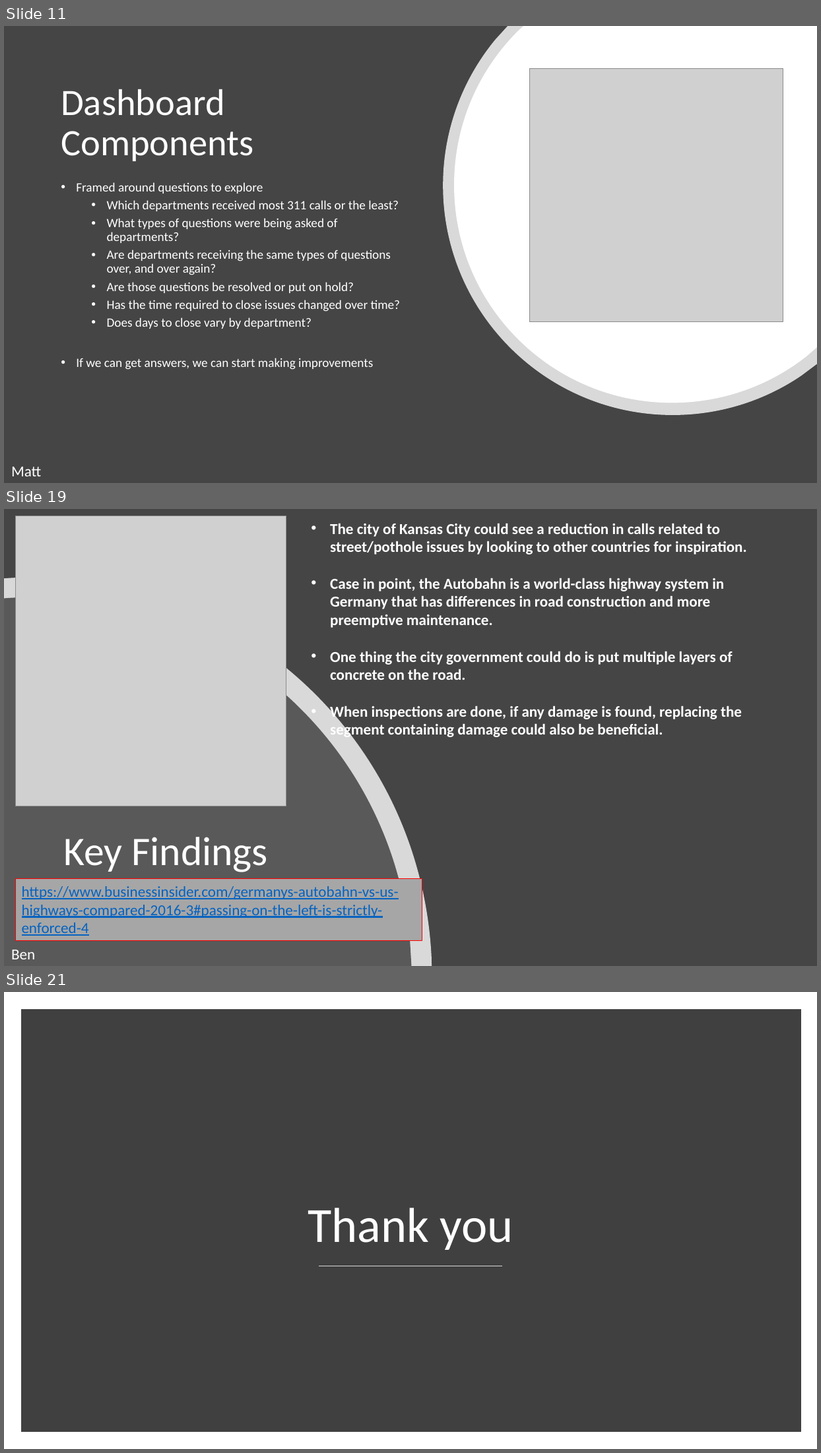
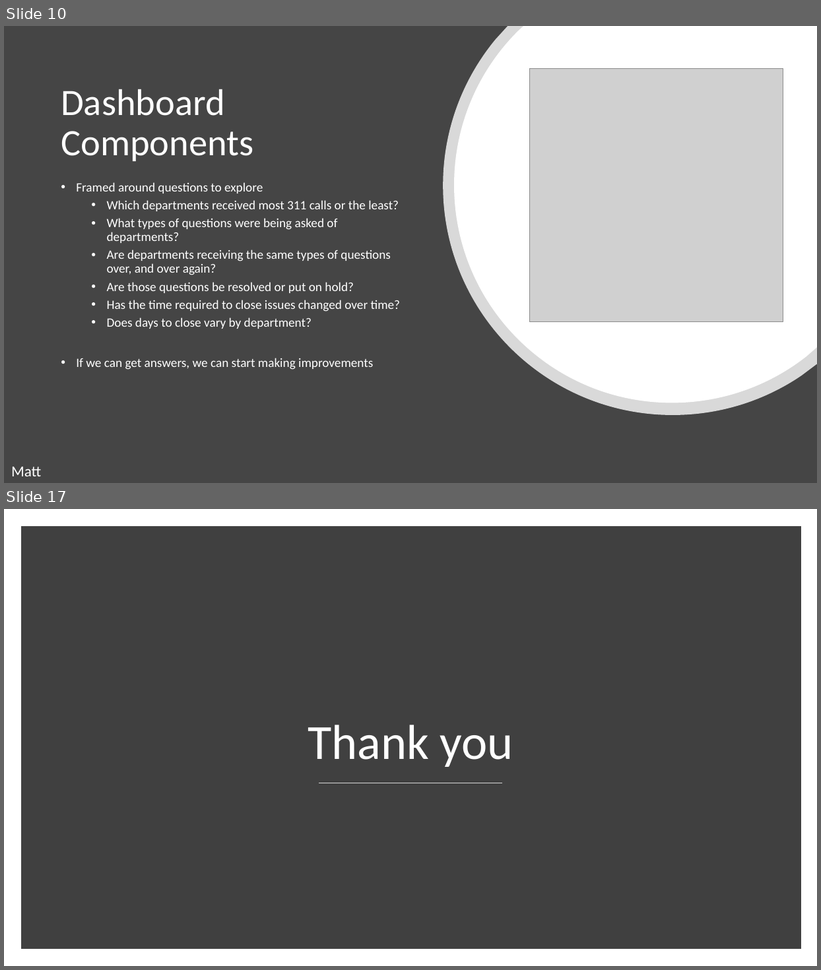
Before and after one commit to Sasmita28/city-service, a slide deck: BootcampProject2Presentation.pptx. Shown one above the other, each under a label of ours: slides 11, 19 and 21 before the commit, slides 10 and 17 after it; the slides between them are not shown. The pictures are 821x1453 and 821x970 pixels, drawn with LibreOffice and Linux fonts; fonts in the diff are those of the drawing; grey boxes stand for pictures. Boxes give left, top, right and bottom in pixels: in the first picture for what was removed or moved away, otherwise in the second. Text is boxed around its words. In the diff, an @@ line names an element or a change of style, - is before the commit and + after.

```diff
--- a/BootcampProject2Presentation.pptx
+++ b/BootcampProject2Presentation.pptx
@@ slide 19 removed at box(4, 509, 817, 966), background #454545 @@
@@ picture removed at box(16, 516, 286, 806) @@
@@ text removed at box(330, 524, 747, 739) @@
-• The city of Kansas City could see a reduction in calls related to street/pothole issues by looking to other countries for inspiration.
-• Case in point, the Autobahn is a world-class highway system in Germany that has differences in road construction and more preemptive maintenance.
-• One thing the city government could do is put multiple layers of concrete on the road.
-• When inspections are done, if any damage is found, replacing the segment containing damage could also be beneficial.
@@ freeform shape removed at box(4, 578, 432, 966) @@
@@ freeform shape removed at box(4, 597, 411, 966) @@
@@ title removed at box(64, 837, 268, 873) @@
-Key Findings
@@ rectangle removed at box(16, 879, 422, 941) @@
-https://www.businessinsider.com/germanys-autobahn-vs-us-highways-compared-2016-3#passing-on-the-left-is-strictly-enforced-4
@@ text removed at box(11, 950, 35, 960) @@
-Ben
@@ what was slide 11 is now slide 10 @@
@@ what was slide 21 is now slide 17 @@
```
Also in this commit, not shown: 11 slides changed, 3 other slides removed, 8 other files.
